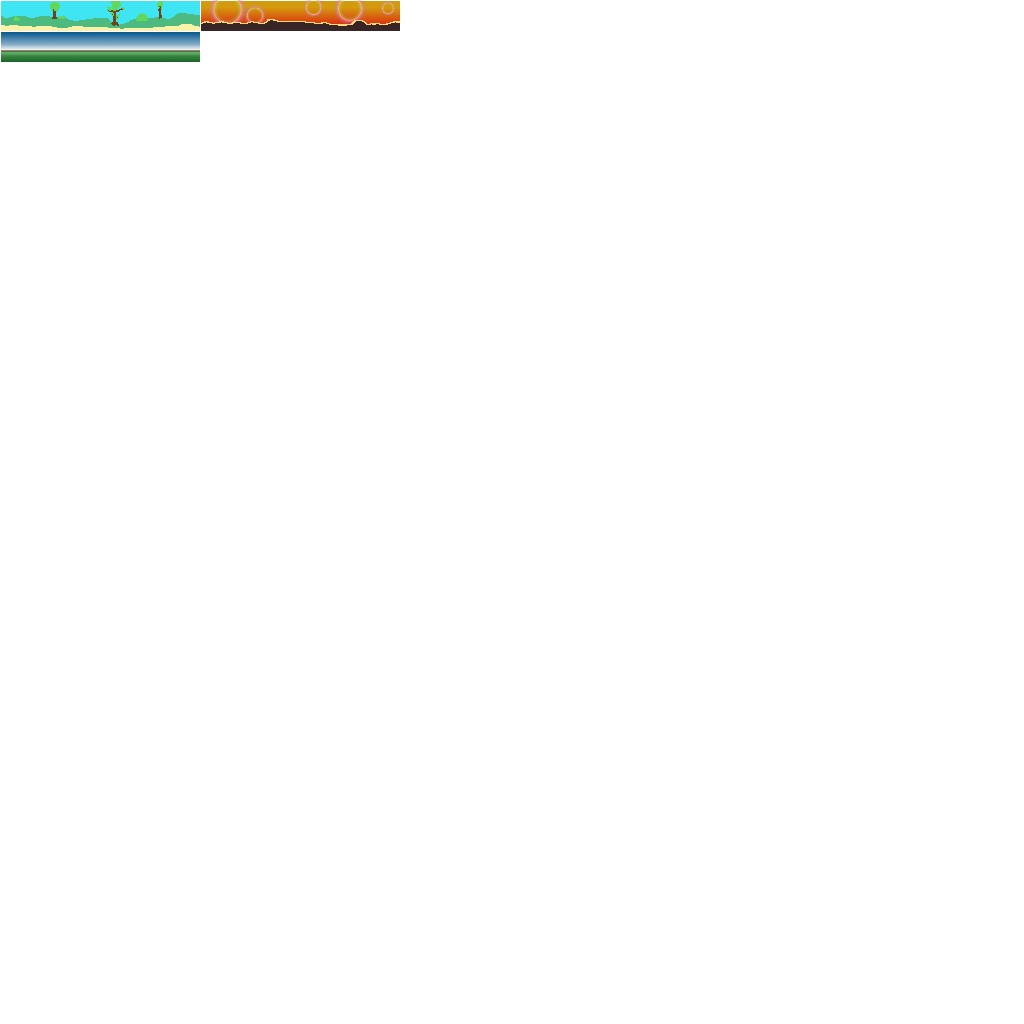
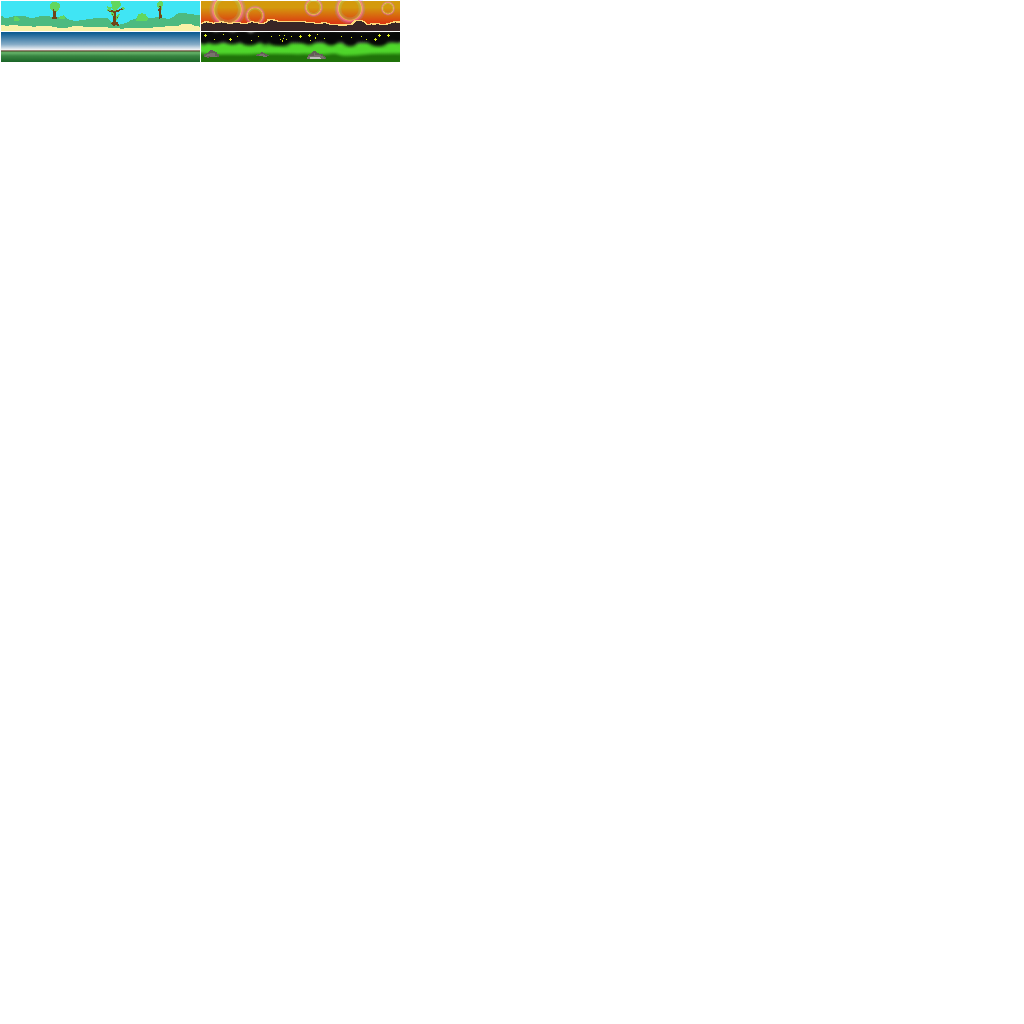
The second 1024px x 1024px image is a revision of the first. Changes to its layers:
painted on "Layer" over [201, 32, 400, 62]
